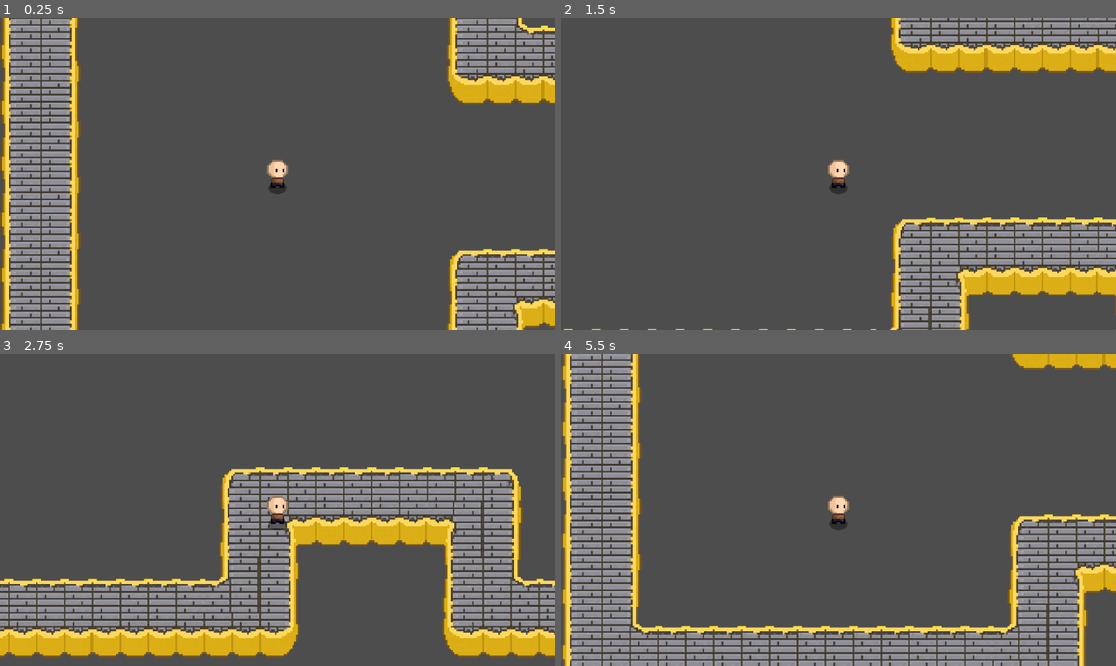
Above: before the commit, frames 1-4 (two rows, left to right).
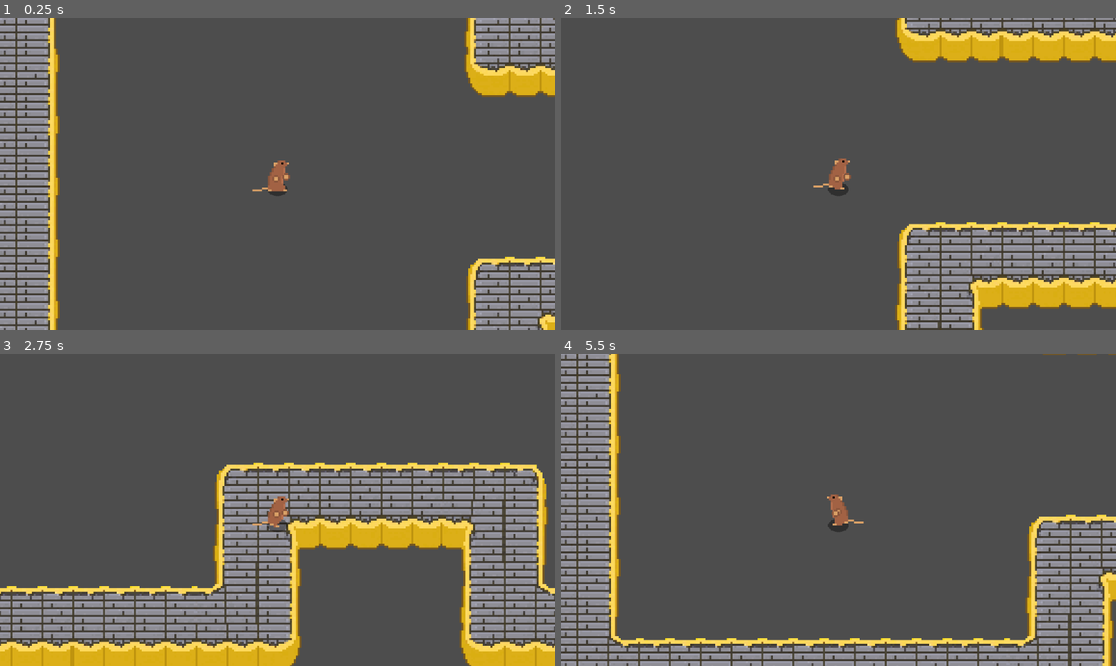
Above: after the commit, the same moments.

Repository: Angelo0008/GODOT-backrooms-roguelike
Game: Godot game, scene res://Nodes/Scenes/dungeon_1.tscn
Same seed, same stepped clock (60 frames per second), same inputs: the game is played once before the commit and once after it. The project has no main scene, so this scene is started directly.
Inputs:
- Up to frame 1 (0.25 s): no input
- Up to frame 2 (1.5 s): tap Enter at 0.5 s; hold D (input_right) 0.53-1.28 s; hold S (input_down) from 1.28 s (still down)
- Up to frame 3 (2.75 s): release S (input_down) at 2.03 s; hold D (input_right) from 2.03 s (still down)
- Up to frame 4 (5.5 s): release D (input_right) at 2.78 s; hold W (input_up) 2.78-3.53 s; hold A (input_left) 3.53-5.03 s; hold S (input_down) from 5.03 s (still down)

The runs differ from the first frame. In frame 1, 18% of the frame differs, in the area x 0-100%, y 0-100%; in frame 2, 14%; in frame 3, 28%, in the area x 0-100%, y 34-100%; in frame 4, 23%.

Commit message:
Added Rat Sprite

Diff:
--- a/Nodes/Scenes/node_2d.tscn
+++ b/Nodes/Scenes/lobby.tscn
@@ -1,10 +1,10 @@
 [gd_scene load_steps=7 format=4 uid="uid://b3wvvp45c3d7f"]
 
-[ext_resource type="PackedScene" uid="uid://ta5ynklk4l21" path="res://Nodes/player.tscn" id="1_kbxol"]
-[ext_resource type="Texture2D" uid="uid://ca4amheaikuk" path="res://Assets/Tileset/Backrooms/tilesetbackroom.png" id="2_8waiu"]
+[ext_resource type="Texture2D" uid="uid://ca4amheaikuk" path="res://Assets/Tileset/Backrooms/tilesetbackroom.png" id="1_lymgg"]
+[ext_resource type="PackedScene" uid="uid://ta5ynklk4l21" path="res://Nodes/player.tscn" id="2_bvp0g"]
 
 [sub_resource type="TileSetAtlasSource" id="TileSetAtlasSource_qmghb"]
-texture = ExtResource("2_8waiu")
+texture = ExtResource("1_lymgg")
 0:0/0 = 0
 1:0/0 = 0
 2:0/0 = 0
@@ -105,4 +105,5 @@
 tile_map_data = PackedByteArray("AAD4//z/AAAFAAEAAAD4//3/AAAFAAEAAAD4//7/AAAFAAEAAAD4////AAAFAAEAAAD4/wAAAAAFAAEAAAD4/w …(2160 unchanged characters)…
 tile_set = SubResource("TileSet_8waiu")
 
-[node name="Player" parent="Floor" instance=ExtResource("1_kbxol")]
+[node name="Player" parent="." instance=ExtResource("2_bvp0g")]
+position = Vector2(5, 5)
--- a/Nodes/player.tscn
+++ b/Nodes/player.tscn
@@ -1,11 +1,12 @@
-[gd_scene load_steps=13 format=3 uid="uid://ta5ynklk4l21"]
+[gd_scene load_steps=15 format=3 uid="uid://ta5ynklk4l21"]
 
 [ext_resource type="Script" uid="uid://1j7bs34w6ly8" path="res://Scripts/player.gd" id="1_hv3sw"]
-[ext_resource type="Texture2D" uid="uid://vinm10r3tufo" path="res://Assets/Character 2/Walk/1.png" id="2_r4ynj"]
-[ext_resource type="Texture2D" uid="uid://bn6nhg6r7e8uv" path="res://Assets/Character 2/Walk/2.png" id="3_wmu34"]
-[ext_resource type="Texture2D" uid="uid://c62ye5jncqgv1" path="res://Assets/Character 2/Walk/3.png" id="4_0bouj"]
-[ext_resource type="Texture2D" uid="uid://dqb6mssd0jreo" path="res://Assets/Character 2/Walk/4.png" id="5_2hphp"]
+[ext_resource type="Texture2D" uid="uid://dxfosuvdewajf" path="res://Assets/Rat Character/Walk/1.png" id="3_wmu34"]
+[ext_resource type="Texture2D" uid="uid://dvbwcymnvqet3" path="res://Assets/Rat Character/Walk/2.png" id="4_0bouj"]
+[ext_resource type="Texture2D" uid="uid://bvvek8260se8u" path="res://Assets/Rat Character/Walk/3.png" id="5_2hphp"]
+[ext_resource type="Texture2D" uid="uid://box3j1p4k5jj1" path="res://Assets/Rat Character/Walk/4.png" id="6_e3gfx"]
 [ext_resource type="Texture2D" uid="uid://1v4uvs37vs4e" path="res://Assets/Weapons/Iron Sword.png" id="7_wmu34"]
+[ext_resource type="Texture2D" uid="uid://bap26itw608w5" path="res://Assets/Rat Character/Hand/1.png" id="8_0bouj"]
 [ext_resource type="Texture2D" uid="uid://dta6j0j06o2sf" path="res://Assets/Shadows/Player Shadow/Shadow.png" id="22_ynwet"]
 
 [sub_resource type="RectangleShape2D" id="RectangleShape2D_grb8b"]
@@ -14,7 +15,7 @@
 animations = [{
 "frames": [{
 "duration": 1.0,
-"texture": ExtResource("2_r4ynj")
+"texture": ExtResource("3_wmu34")
 }],
 "loop": true,
 "name": &"Idle Down",
@@ -32,9 +33,6 @@
 }, {
 "frames": [{
 "duration": 1.0,
-"texture": ExtResource("2_r4ynj")
-}, {
-"duration": 1.0,
 "texture": ExtResource("3_wmu34")
 }, {
 "duration": 1.0,
@@ -42,6 +40,9 @@
 }, {
 "duration": 1.0,
 "texture": ExtResource("5_2hphp")
+}, {
+"duration": 1.0,
+"texture": ExtResource("6_e3gfx")
 }],
 "loop": true,
 "name": &"Walk Right",
@@ -53,9 +54,64 @@
 "speed": 8.0
 }]
 
+[sub_resource type="Animation" id="Animation_2hphp"]
+resource_name = "Idle"
+step = 0.1
+tracks/0/type = "value"
+tracks/0/imported = false
+tracks/0/enabled = true
+tracks/0/path = NodePath("Sprite2D:texture")
+tracks/0/interp = 1
+tracks/0/loop_wrap = true
+tracks/0/keys = {
+"times": PackedFloat32Array(0),
+"transitions": PackedFloat32Array(1),
+"update": 1,
+"values": [ExtResource("3_wmu34")]
+}
+
+[sub_resource type="Animation" id="Animation_0bouj"]
+length = 0.001
+tracks/0/type = "value"
+tracks/0/imported = false
+tracks/0/enabled = true
+tracks/0/path = NodePath("Sprite2D:texture")
+tracks/0/interp = 1
+tracks/0/loop_wrap = true
+tracks/0/keys = {
+"times": PackedFloat32Array(0),
+"transitions": PackedFloat32Array(1),
+"update": 1,
+"values": [ExtResource("3_wmu34")]
+}
+tracks/1/type = "value"
+tracks/1/imported = false
+tracks/1/enabled = true
+tracks/1/path = NodePath("Sprite2D/LeftHand:position")
+tracks/1/interp = 1
+tracks/1/loop_wrap = true
+tracks/1/keys = {
+"times": PackedFloat32Array(0),
+"transitions": PackedFloat32Array(1),
+"update": 0,
+"values": [Vector2(-0.667902, 9.44164)]
+}
+tracks/2/type = "value"
+tracks/2/imported = false
+tracks/2/enabled = true
+tracks/2/path = NodePath("Sprite2D/RightHand:position")
+tracks/2/interp = 1
+tracks/2/loop_wrap = true
+tracks/2/keys = {
+"times": PackedFloat32Array(0),
+"transitions": PackedFloat32Array(1),
+"update": 0,
+"values": [Vector2(4.38968, 8.44205)]
+}
+
 [sub_resource type="Animation" id="Animation_wmu34"]
-resource_name = "walk"
-length = 0.750025
+resource_name = "Walk"
+length = 0.3
 loop_mode = 1
 step = 0.1
 tracks/0/type = "value"
@@ -68,28 +124,38 @@
 "times": PackedFloat32Array(0, 0.1, 0.2, 0.3),
 "transitions": PackedFloat32Array(1, 1, 1, 1),
 "update": 1,
-"values": [ExtResource("2_r4ynj"), ExtResource("3_wmu34"), ExtResource("4_0bouj"), ExtResource("5_2hphp")]
-}
-
-[sub_resource type="Animation" id="Animation_0bouj"]
-length = 0.001
-tracks/0/type = "value"
-tracks/0/imported = false
-tracks/0/enabled = true
-tracks/0/path = NodePath("Sprite2D:texture")
-tracks/0/interp = 1
-tracks/0/loop_wrap = true
-tracks/0/keys = {
-"times": PackedFloat32Array(0),
-"transitions": PackedFloat32Array(1),
-"update": 1,
-"values": [ExtResource("2_r4ynj")]
-}
-
-[sub_resource type="AnimationLibrary" id="AnimationLibrary_0bouj"]
+"values": [ExtResource("3_wmu34"), ExtResource("4_0bouj"), ExtResource("5_2hphp"), ExtResource("6_e3gfx")]
+}
+tracks/1/type = "value"
+tracks/1/imported = false
+tracks/1/enabled = true
+tracks/1/path = NodePath("Sprite2D/LeftHand:position")
+tracks/1/interp = 1
+tracks/1/loop_wrap = true
+tracks/1/keys = {
+"times": PackedFloat32Array(0, 0.2),
+"transitions": PackedFloat32Array(1, 1),
+"update": 0,
+"values": [Vector2(-0.667902, 9.44164), Vector2(0.448879, 7.9526)]
+}
+tracks/2/type = "value"
+tracks/2/imported = false
+tracks/2/enabled = true
+tracks/2/path = NodePath("Sprite2D/RightHand:position")
+tracks/2/interp = 1
+tracks/2/loop_wrap = true
+tracks/2/keys = {
+"times": PackedFloat32Array(0, 0.2),
+"transitions": PackedFloat32Array(1, 1),
+"update": 0,
+"values": [Vector2(4.38968, 8.44205), Vector2(1.33715, 8.73986)]
+}
+
+[sub_resource type="AnimationLibrary" id="AnimationLibrary_2hphp"]
 _data = {
+&"Idle": SubResource("Animation_2hphp"),
 &"RESET": SubResource("Animation_0bouj"),
-&"walk": SubResource("Animation_wmu34")
+&"Walk": SubResource("Animation_wmu34")
 }
 
 [node name="Player" type="CharacterBody2D"]
@@ -99,15 +165,6 @@
 
 [node name="CollisionShape2D" type="CollisionShape2D" parent="."]
 shape = SubResource("RectangleShape2D_grb8b")
-
-[node name="AnimatedSprite2D" type="AnimatedSprite2D" parent="."]
-visible = false
-sprite_frames = SubResource("SpriteFrames_aoxlc")
-animation = &"Walk Right"
-
-[node name="IronSword" type="Sprite2D" parent="AnimatedSprite2D"]
-position = Vector2(11, -3)
-texture = ExtResource("7_wmu34")
 
 [node name="Shadow" type="Sprite2D" parent="."]
 modulate = Color(1, 1, 1, 0.380392)
@@ -115,14 +172,44 @@
 scale = Vector2(0.335938, 0.220759)
 texture = ExtResource("22_ynwet")
 
+[node name="AnimatedSprite2D" type="AnimatedSprite2D" parent="."]
+visible = false
+position = Vector2(1, -6)
+sprite_frames = SubResource("SpriteFrames_aoxlc")
+animation = &"Walk Right"
+frame = 1
+frame_progress = 0.534484
+
+[node name="IronSword" type="Sprite2D" parent="AnimatedSprite2D"]
+visible = false
+position = Vector2(13, 8)
+rotation = 0.879303
+texture = ExtResource("7_wmu34")
+
 [node name="Camera2D" type="Camera2D" parent="."]
 scale = Vector2(2, 2)
-zoom = Vector2(3.62, 3.62)
+zoom = Vector2(4, 4)
+
+[node name="Sprite2D" type="Sprite2D" parent="."]
+position = Vector2(0, -7)
+texture = ExtResource("3_wmu34")
+
+[node name="LeftHand" type="Sprite2D" parent="Sprite2D"]
+position = Vector2(-0.667902, 9.44164)
+texture = ExtResource("8_0bouj")
+
+[node name="RightHand" type="Sprite2D" parent="Sprite2D"]
+position = Vector2(4.38968, 8.44205)
+texture = ExtResource("8_0bouj")
+
+[node name="IronSword" type="Sprite2D" parent="Sprite2D/RightHand"]
+visible = false
+position = Vector2(4.69124, -6.42067)
+rotation = -0.283306
+scale = Vector2(0.7, 0.7)
+texture = ExtResource("7_wmu34")
 
 [node name="AnimationPlayer" type="AnimationPlayer" parent="."]
 libraries = {
-&"": SubResource("AnimationLibrary_0bouj")
-}
-
-[node name="Sprite2D" type="Sprite2D" parent="."]
-texture = ExtResource("2_r4ynj")
+&"": SubResource("AnimationLibrary_2hphp")
+}
--- a/Scripts/player.gd
+++ b/Scripts/player.gd
@@ -24,15 +24,18 @@
 
 	if velocity.x > 0:
 		#scale = Vector2(1, 1)
-		$AnimatedSprite2D.scale.x = 1
+		$Sprite2D.scale.x = 1
 	elif velocity.x < 0:
 		#scale = Vector2(-1, 1)
-		$AnimatedSprite2D.scale.x = -1
+		$Sprite2D.scale.x = -1
 	#elif velocity.y > 0:
 		#$AnimatedSprite2D.play("Walk Down")
 	#elif velocity.y < 0:
 		#$AnimatedSprite2D.play("Walk Up")
 	if velocity != Vector2(0, 0):
-		$AnimatedSprite2D.play("Walk Right")
+		$AnimationPlayer.play("Walk")
+		#$AnimatedSprite2D.play("Walk Right")
 	if velocity == Vector2(0, 0):
-		$AnimatedSprite2D.play("Idle Down")
+		$AnimationPlayer.play("Idle")
+		#$AnimatedSprite2D.play("Idle Down")
+		pass
Binary file added: Assets/Rat Character/Hand/1.png
Not shown, added: Assets/Rat Character/Hand/1.png.import
Binary file added: Assets/Rat Character/Walk/1.png
Not shown, added: Assets/Rat Character/Walk/1.png.import
Binary file added: Assets/Rat Character/Walk/2.png
Not shown, added: Assets/Rat Character/Walk/2.png.import
Binary file added: Assets/Rat Character/Walk/3.png
Not shown, added: Assets/Rat Character/Walk/3.png.import
Binary file added: Assets/Rat Character/Walk/4.png
Not shown, added: Assets/Rat Character/Walk/4.png.import
Not shown: 1 places in Nodes/Scenes/lobby.tscn that only renumber resources
